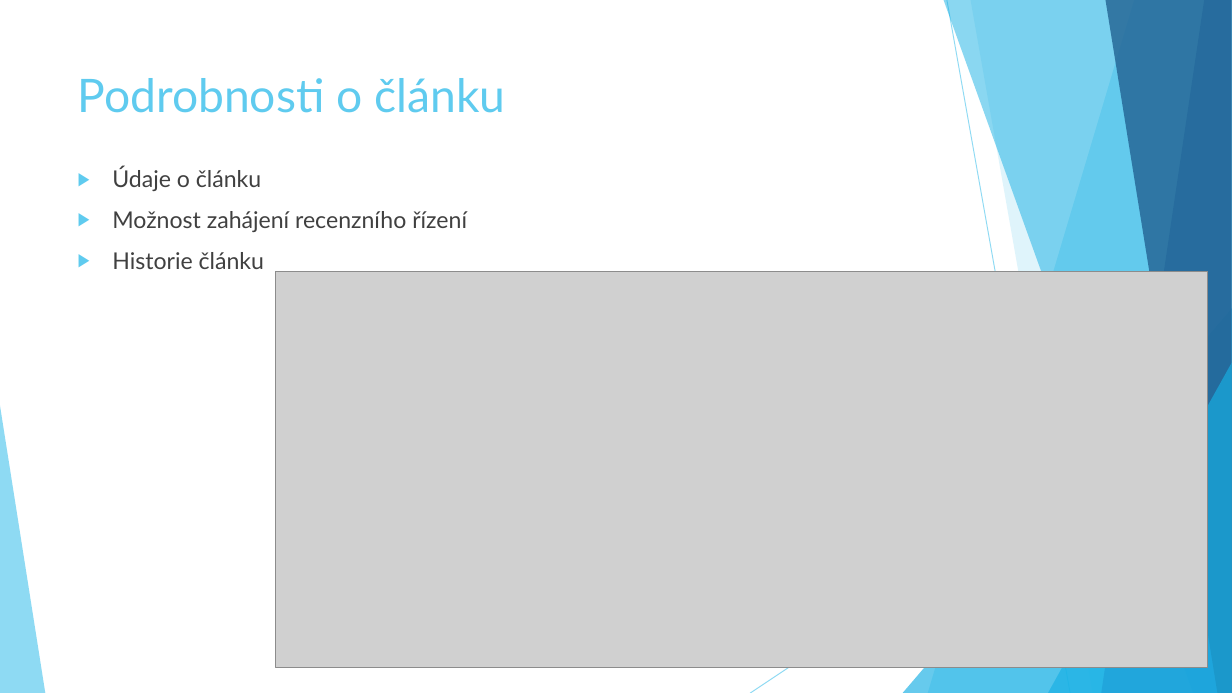
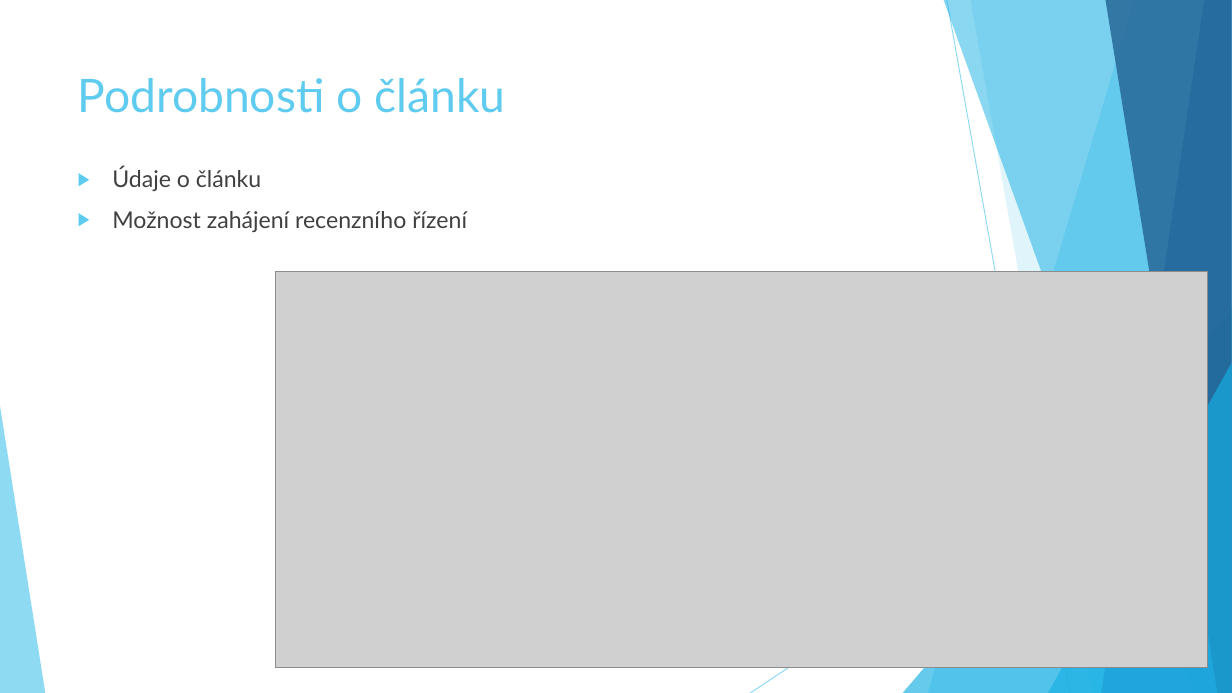
Before and after one commit to jklusacek73/RizeniSWProjektu, a slide deck: slide 13 of Prezentace/RSP.pptx. Drawn at 1232x693 pixels with LibreOffice and Linux fonts; fonts in the diff are those of the drawing; grey boxes stand for pictures. Boxes give left, top, right and bottom in pixels: in the first picture for what was removed or moved away, otherwise in the second. Text is boxed around its words. In the diff, an @@ line names an element or a change of style, - is before the commit and + after.

```diff
--- a/Prezentace/RSP.pptx
+++ b/Prezentace/RSP.pptx
@@ text at <box>112,252,264,269</box>: paragraph removed @@
-▶ Historie článku
```
Also in this commit, not shown: 2 other files.
